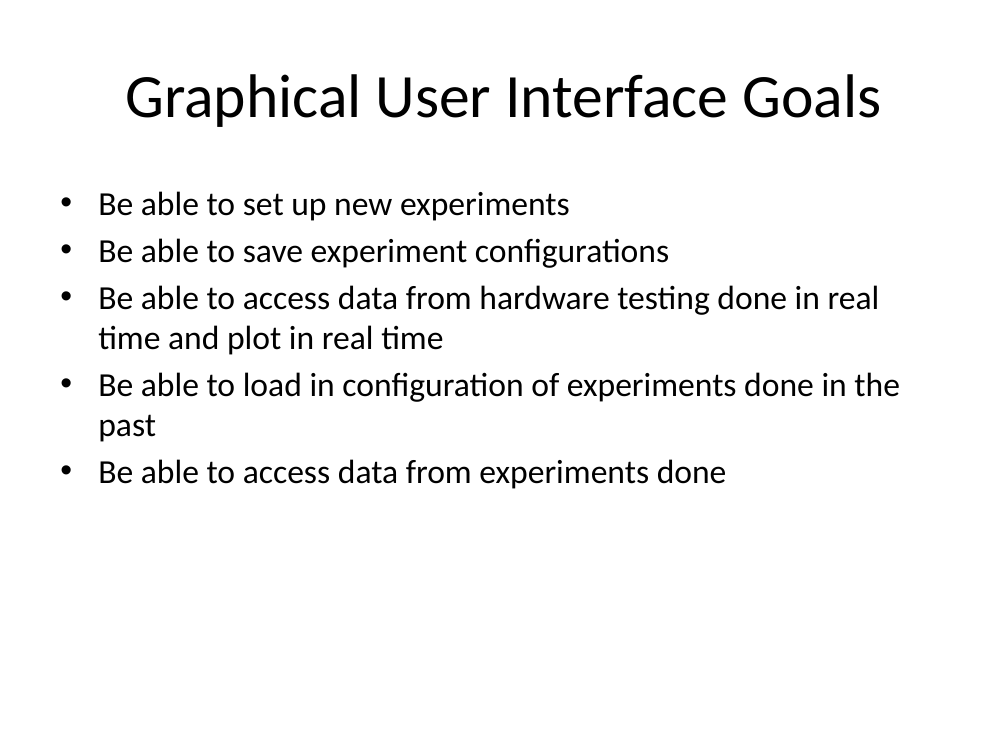
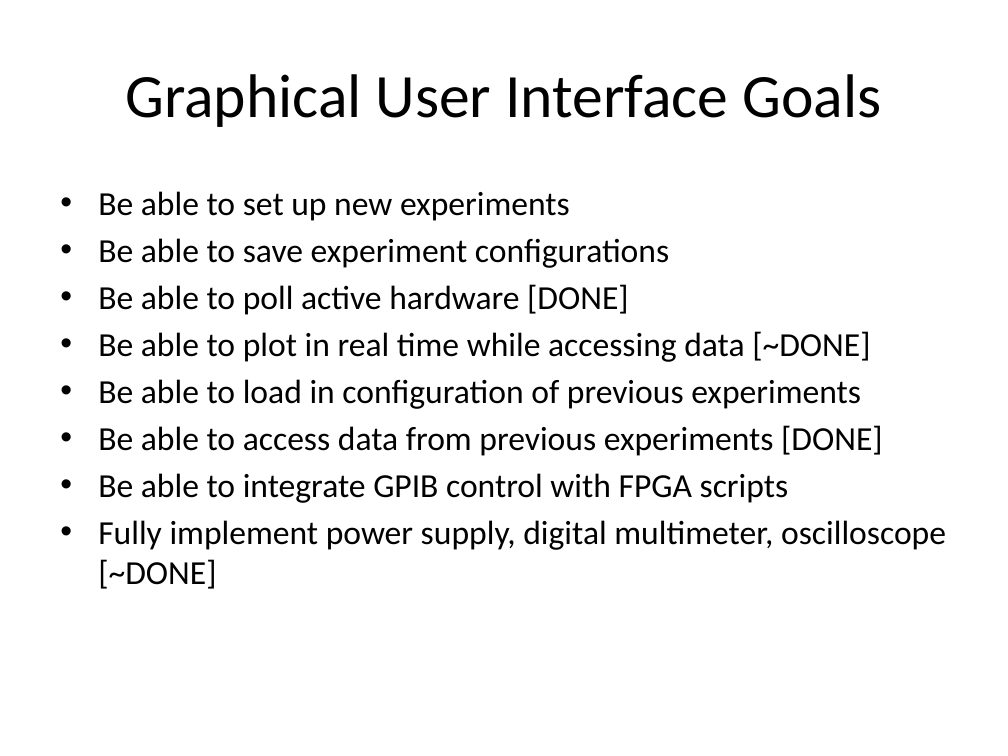
Before and after one commit to doctoboggan/DeathRay, a slide deck: slide 5 of manuals/desReview.pptx. Drawn at 1008x756 pixels with LibreOffice and Linux fonts; fonts in the diff are those of the drawing. Boxes give left, top, right and bottom in pixels: in the first picture for what was removed or moved away, otherwise in the second. Text is boxed around its words. In the diff, an @@ line names an element or a change of style, - is before the commit and + after.

```diff
--- a/manuals/desReview.pptx
+++ b/manuals/desReview.pptx
@@ text at [98, 284, 946, 589]: text changed @@
-• Be able to access data from hardware testing done in real time and plot in real time
-• Be able to load in configuration of experiments done in the past
-• Be able to access data from experiments done
+• Be able to poll active hardware [DONE]
+• Be able to plot in real time while accessing data [~DONE]
+• Be able to load in configuration of previous experiments
+• Be able to access data from previous experiments [DONE]
+• Be able to integrate GPIB control with FPGA scripts
+• Fully implement power supply, digital multimeter, oscilloscope [~DONE]
```
Also in this commit, not shown: 10 other slides changed, 5 slides added, 2 slides removed.
